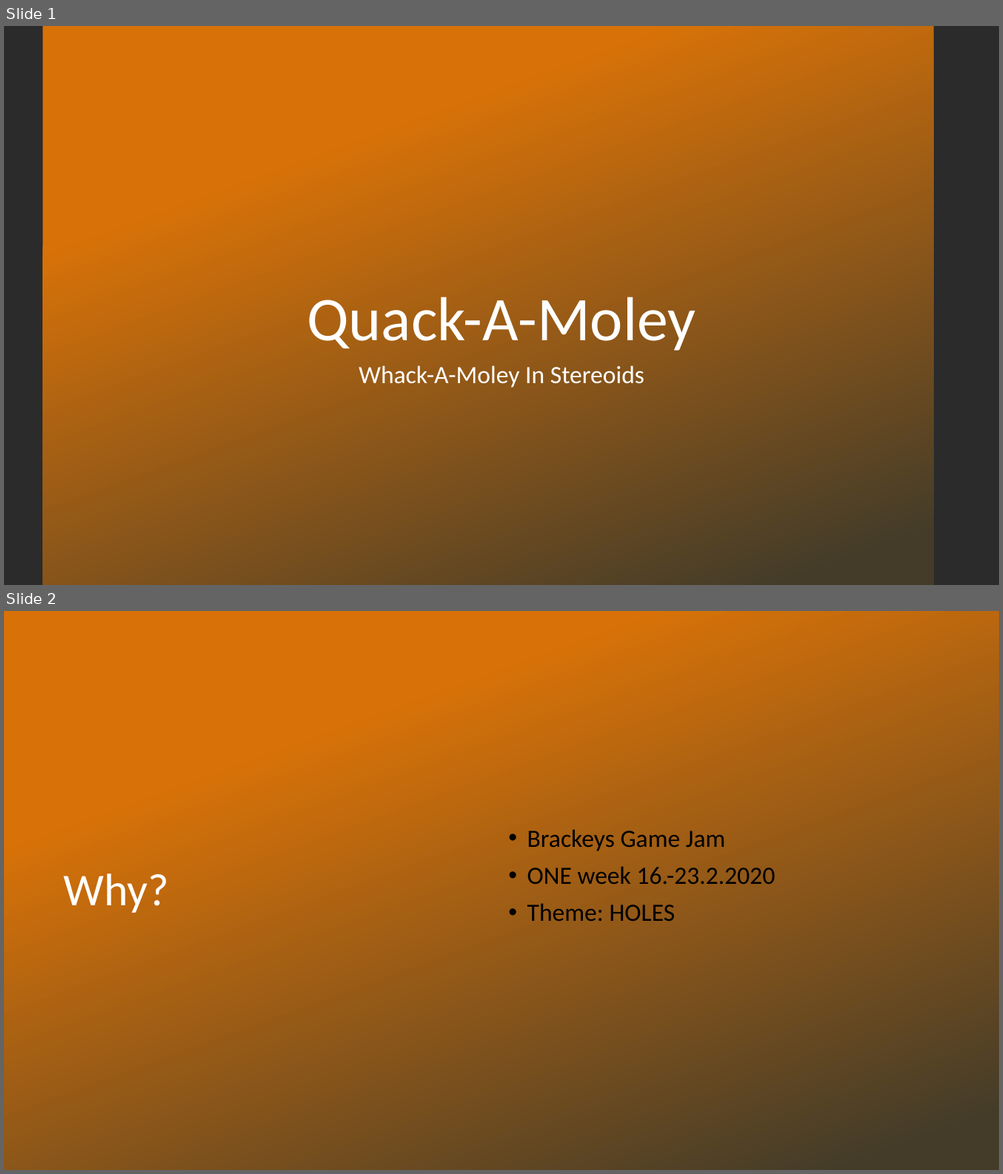
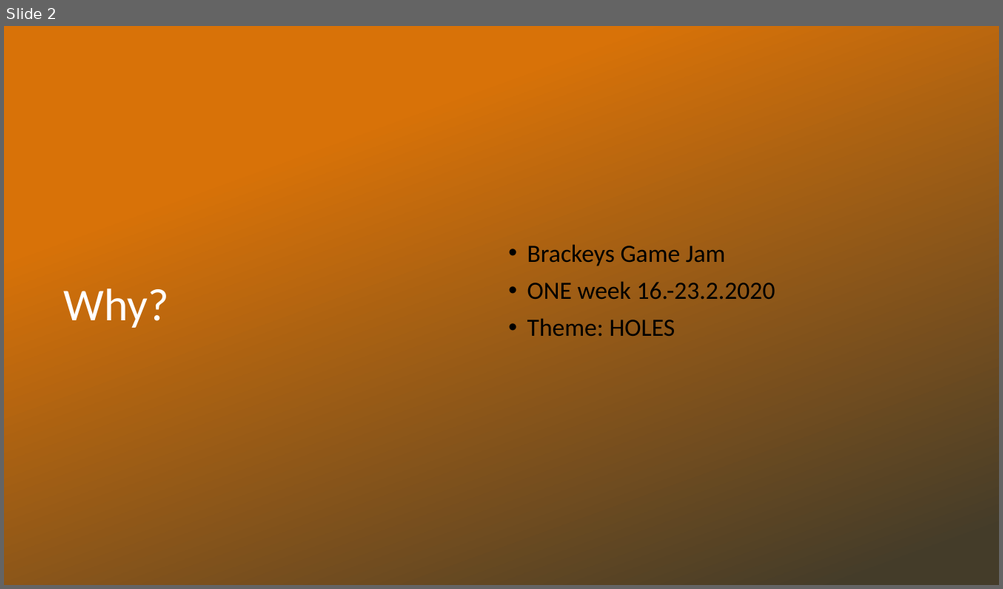
Before and after one commit to L5478/JamDev, a slide deck: Quack-A-Moley.pptx. Shown one above the other, each under a label of ours: slides 1 and 2 before the commit, slide 2 after it. The pictures are 1003x1174 and 1003x589 pixels, drawn with LibreOffice and Linux fonts; fonts in the diff are those of the drawing; background and template pictures are left out; a plain dark background stands for a picture behind light text. Boxes give left, top, right and bottom in pixels: in the first picture for what was removed or moved away, otherwise in the second. Text is boxed around its words. In the diff, an @@ line names an element or a change of style, - is before the commit and + after.

```diff
--- a/Quack-A-Moley.pptx
+++ b/Quack-A-Moley.pptx
@@ slide 1 removed at [4,26,999,585], background picture (left out) @@
@@ rectangle removed at [42,26,933,585] @@
@@ title removed at [307,297,695,351] @@
-Quack-A-Moley
@@ subtitle removed at [358,366,644,388] @@
-Whack-A-Moley In Stereoids
```
Also in this commit, not shown: 1 slide added.
